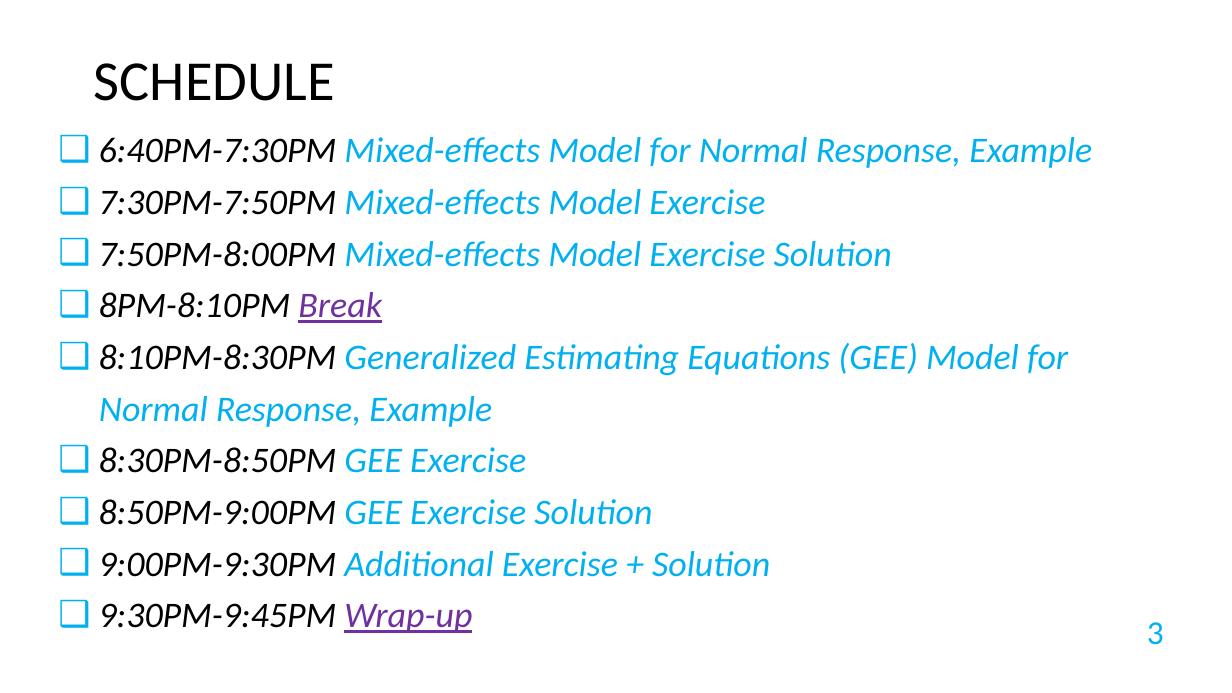
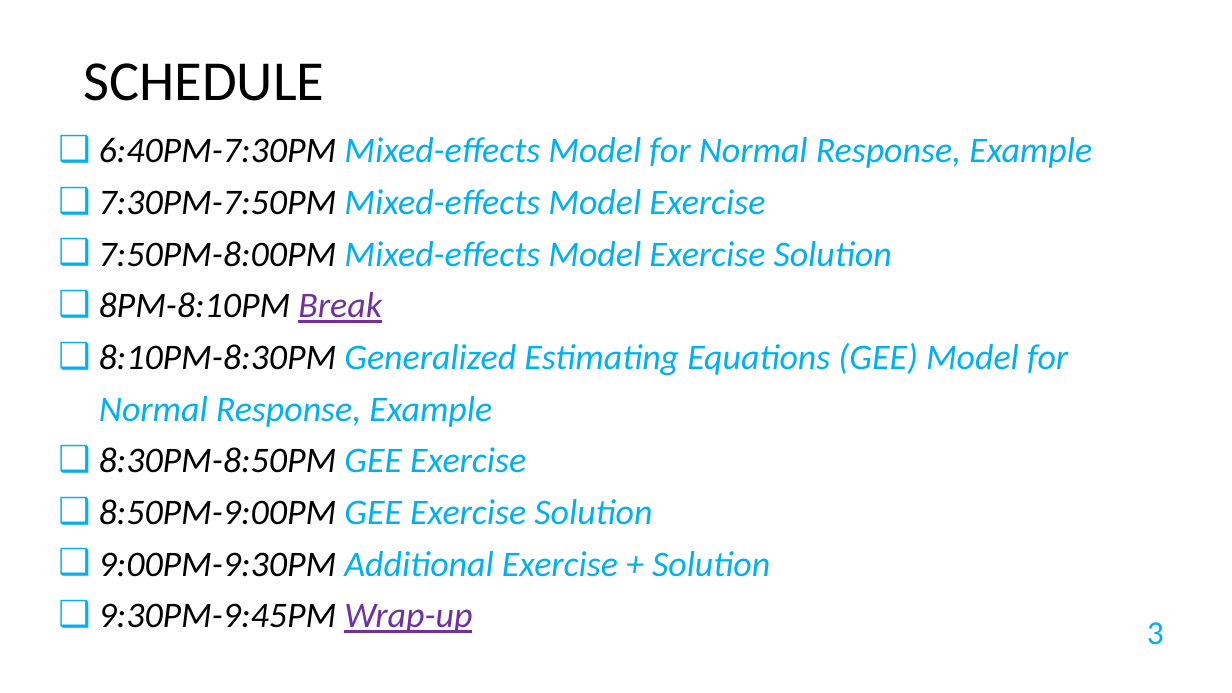
Before and after one commit to socalrug/regression_models_2021-02-09, a slide deck: slide 3 of Modeling Normally Distributed Data with Repeated Measures 2.9.2021.pptx. Drawn at 1232x693 pixels with LibreOffice and Linux fonts; fonts in the diff are those of the drawing. Boxes give left, top, right and bottom in pixels: in the first picture for what was removed or moved away, otherwise in the second. Text is boxed around its words. In the diff, an @@ line names an element or a change of style, - is before the commit and + after.

Commit message:
Updated slides

```diff
--- a/Modeling Normally Distributed Data with Repeated Measures 2.9.2021.pptx
+++ b/Modeling Normally Distributed Data with Repeated Measures 2.9.2021.pptx
@@ title "SCHEDULE": place and size @@
-title "SCHEDULE" at box(94, 63, 335, 101)
+title "SCHEDULE" at box(83, 63, 324, 101)
```
Also in this commit, not shown: 2 other slides changed, 1 other file.
